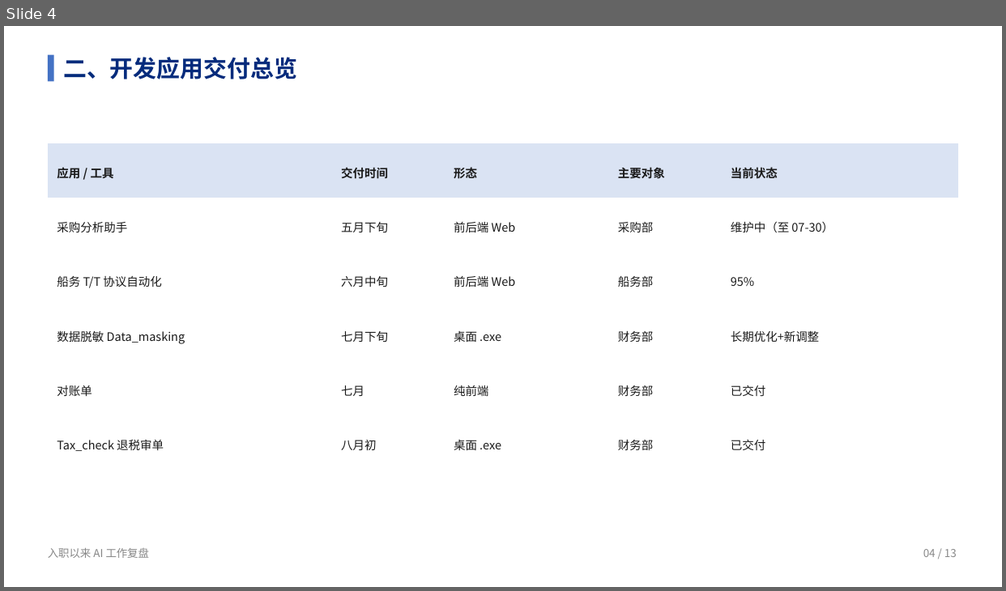
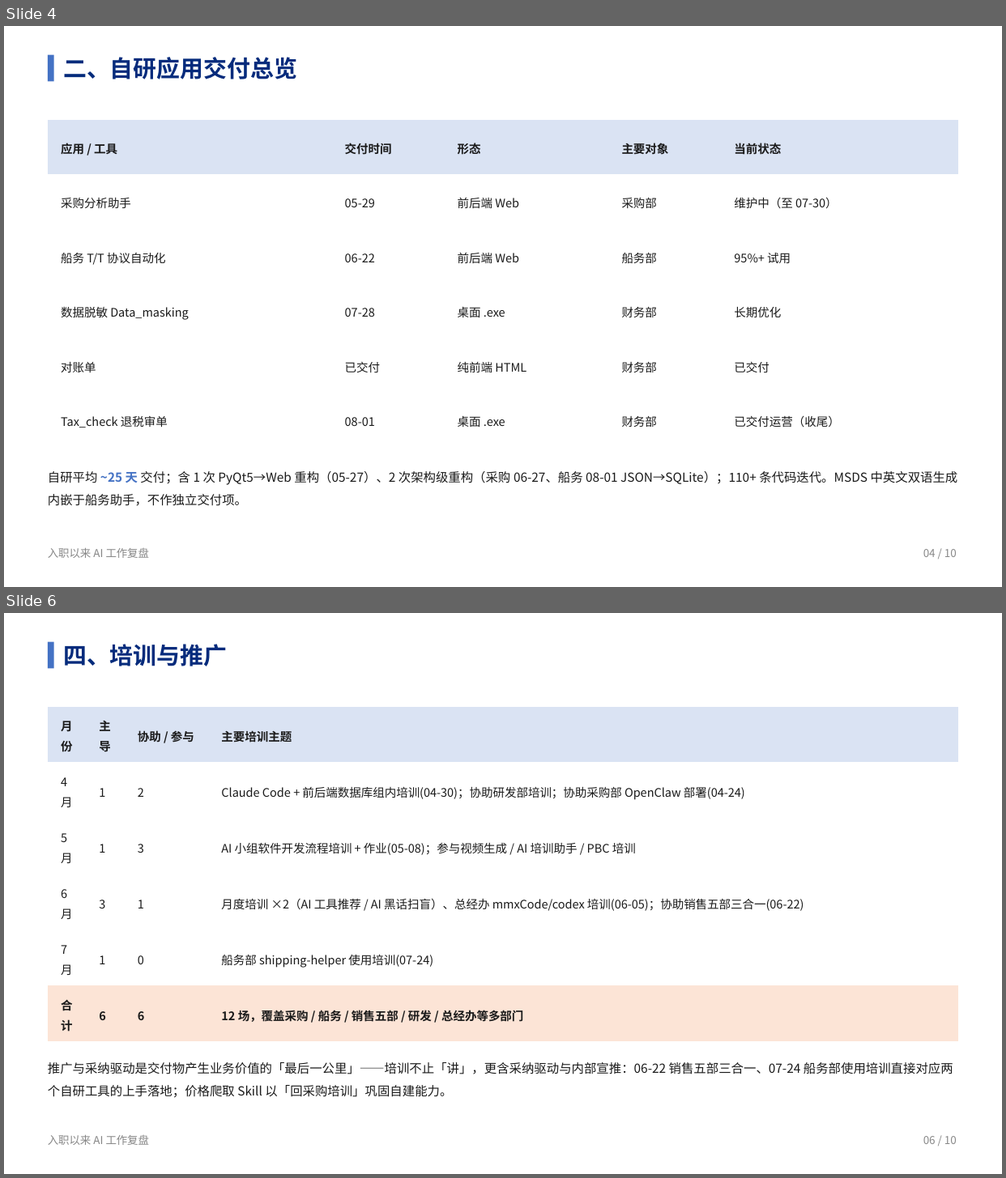
Before and after one commit to liellaaaaa/lw, a slide deck: PPT/入职以来AI工作复盘/入职以来AI工作复盘.pptx. Shown one above the other, each under a label of ours: slide 4 before the commit, slides 4 and 6 after it; the slides between them are not shown. The pictures are 1006x591 and 1006x1178 pixels, drawn with LibreOffice and Linux fonts; fonts in the diff are those of the drawing. Boxes give left, top, right and bottom in pixels: in the first picture for what was removed or moved away, otherwise in the second. Text is boxed around its words. In the diff, an @@ line names an element or a change of style, - is before the commit and + after.

```diff
--- a/PPT/入职以来AI工作复盘/入职以来AI工作复盘.pptx
+++ b/PPT/入职以来AI工作复盘/入职以来AI工作复盘.pptx
@@ slide 6 added at (x1=4, y1=613, x2=1002, y2=1174), background #FFFFFF @@
@@ rectangle added at (x1=48, y1=642, x2=53, y2=668), fill #4472C4 @@
@@ text added at (x1=63, y1=644, x2=228, y2=666), 22.5 pt, text #052B7C, bold @@
+四、培训与推广
@@ table added at (x1=48, y1=707, x2=957, y2=1042), 6 rows, 4 columns @@
+月份 | 主导 | 协助 / 参与 | 主要培训主题
+4 月 | 1 | 2 | Claude Code + 前后端数据库组内培训(04-30)；协助研发部培训；协助采购部 OpenClaw 部署(04-24)
+5 月 | 1 | 3 | AI 小组软件开发流程培训 + 作业(05-08)；参与视频生成 / AI 培训助手 / PBC 培训
+6 月 | 3 | 1 | 月度培训 ×2（AI 工具推荐 / AI 黑话扫盲）、总经办 mmxCode/codex 培训(06-05)；协助销售五部三合一(06-22)
+7 月 | 1 | 0 | 船务部 shipping-helper 使用培训(07-24)
+合计 | 6 | 6 | 12 场，覆盖采购 / 船务 / 销售五部 / 研发 / 总经办等多部门
@@ text added at (x1=48, y1=1063, x2=953, y2=1098), 12 pt, text #1A1A1A @@
+推广与采纳驱动是交付物产生业务价值的「最后一公里」——培训不止「讲」，更含采纳驱动与内部宣推：06-22 销售五部三合一、07-24 船务部使用培训直接对应两个自研工具的上手落地；价格爬取 Skill 以「回采购培训」巩固自建能力。
@@ text added at (x1=48, y1=1135, x2=150, y2=1145), 10.5 pt, text #888888 @@
+入职以来 AI 工作复盘
@@ text added at (x1=923, y1=1136, x2=957, y2=1144), 10.5 pt, text #888888 @@
+06 / 10
@@ slide 4 changed as well @@
@@ text at (x1=63, y1=57, x2=297, y2=79): text changed @@
-二、开发应用交付总览
+二、自研应用交付总览
@@ table at (x1=48, y1=120, x2=957, y2=447) @@
-row 2, column 2: 五月下旬
+row 2, column 2: 05-29
-row 3, column 2: 六月中旬
+row 3, column 2: 06-22
-row 3, column 5: 95%
+row 3, column 5: 95%+ 试用
-row 4, column 2: 七月下旬
+row 4, column 2: 07-28
-row 4, column 5: 长期优化+新调整
+row 4, column 5: 长期优化
-row 5, column 2: 七月
+row 5, column 2: 已交付
-row 5, column 3: 纯前端
+row 5, column 3: 纯前端 HTML
-row 6, column 2: 八月初
+row 6, column 2: 08-01
-row 6, column 5: 已交付
+row 6, column 5: 已交付运营（收尾）
@@ table moved from (x1=48, y1=143, x2=957, y2=472) to (x1=48, y1=120, x2=957, y2=447) @@
@@ text added at (x1=48, y1=472, x2=958, y2=506), 12 pt, text #1A1A1A @@
+自研平均 ~25 天 交付；含 1 次 PyQt5→Web 重构（05-27）、2 次架构级重构（采购 06-27、船务 08-01 JSON→SQLite）；110+ 条代码迭代。MSDS 中英文双语生成内嵌于船务助手，不作独立交付项。
@@ text at (x1=923, y1=549, x2=957, y2=557): text changed @@
-04 / 13
+04 / 10
```
Also in this commit, not shown: 7 other slides changed, 1 other slide added, 18 other files.
